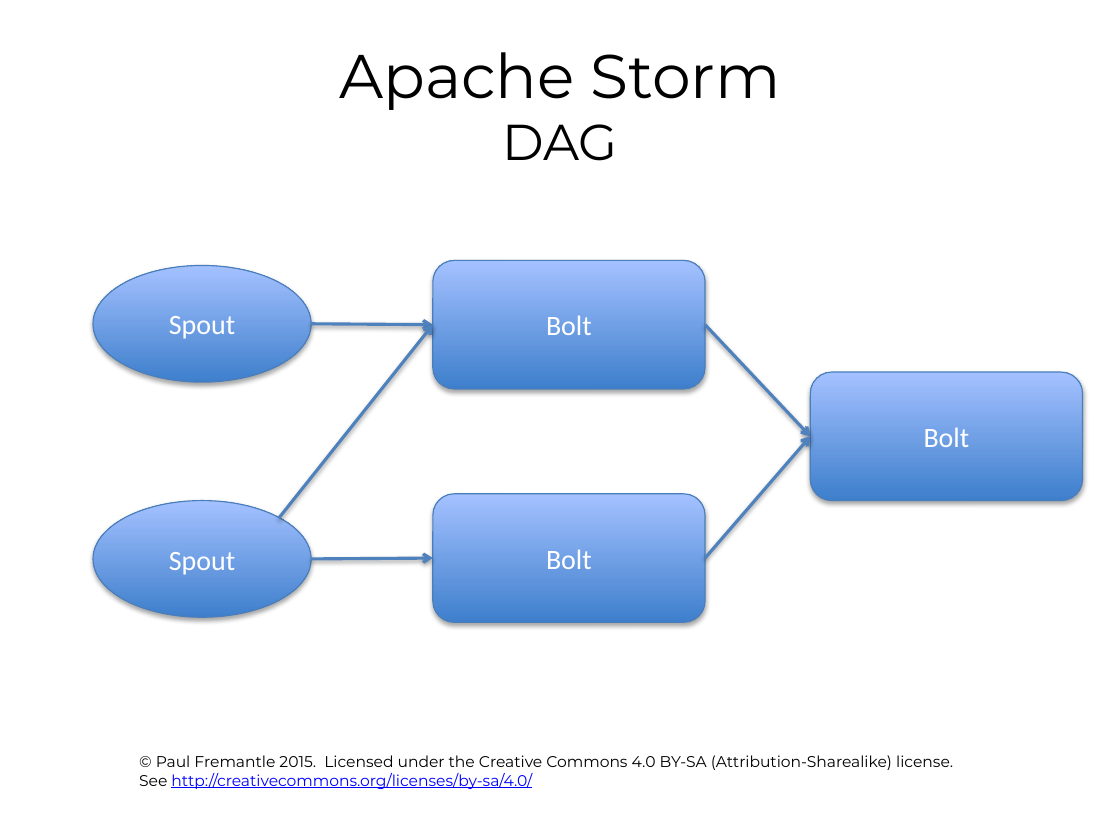
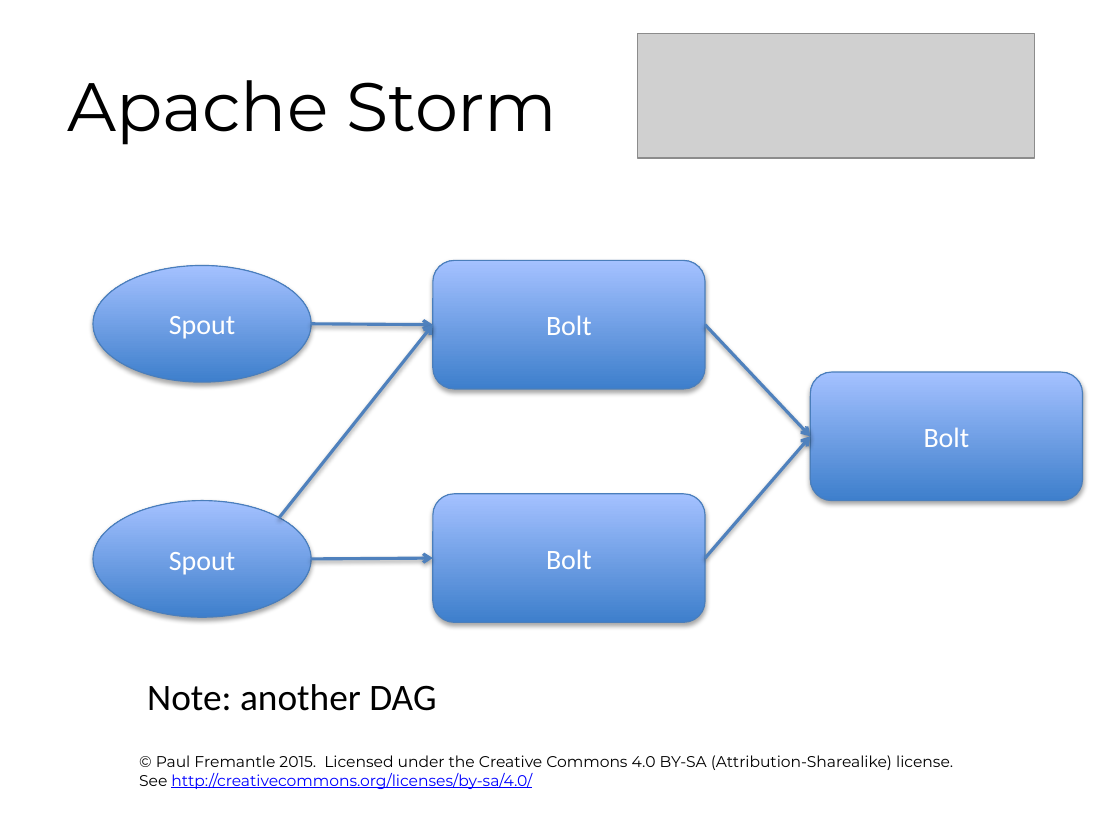
Before and after one commit to pzfreo/ox-clo, a slide deck: slide 9 of pres-source/11-realtime-bigdata.pptx. Drawn at 1120x840 pixels with LibreOffice and Linux fonts; fonts in the diff are those of the drawing; grey boxes stand for pictures; background and template pictures are left out. Boxes give left, top, right and bottom in pixels: in the first picture for what was removed or moved away, otherwise in the second. Text is boxed around its words. In the diff, an @@ line names an element or a change of style, - is before the commit and + after.

Commit message:
updates

```diff
--- a/pres-source/11-realtime-bigdata.pptx
+++ b/pres-source/11-realtime-bigdata.pptx
@@ picture added at (637,34,1034,158) @@
@@ title at (67,80,557,145): text changed; size 39.6 to 44 pt @@
-Apache Storm
-DAG
+Apache Storm
@@ text added at (147,684,436,711), 24 pt, text #000000 @@
+Note: another DAG
```
Also in this commit, not shown: 1 other slide changed.
